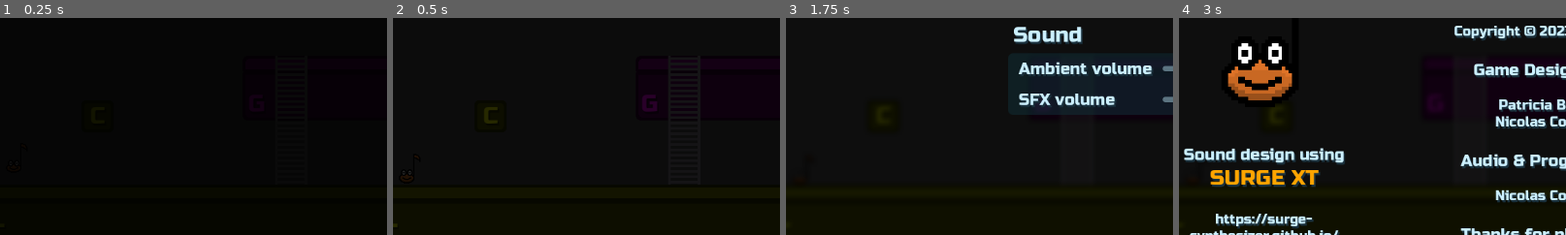
Above: before the commit, frames 1-4 (left to right).
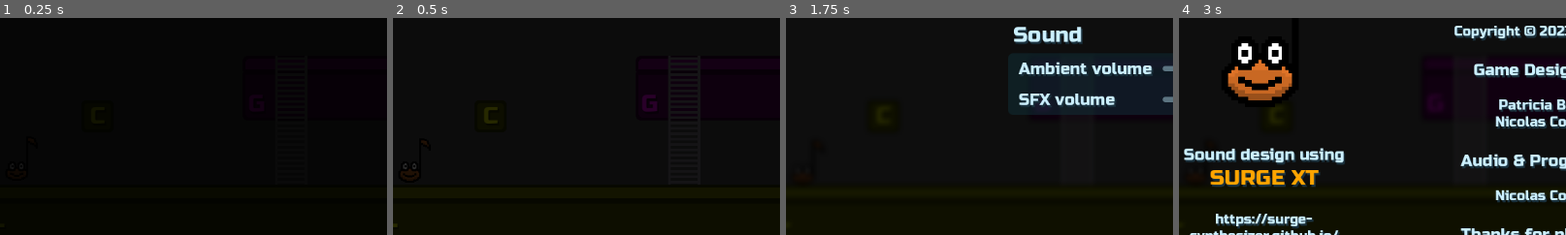
Above: after the commit, the same moments.

Repository: nicom7/game-off-2023
Game: Godot game, scene res://main.tscn
Same seed, same stepped clock (60 frames per second), same inputs: the game is played once before the commit and once after it. The engine's default icon, where the game draws it, is replaced by a stand-in: a white triangle on a blue panel in a dark square.
Inputs (mouse positions are % of the whole screen's width and height, from its top left):
- Up to frame 1 (0.25 s): no input
- Up to frame 2 (0.5 s): no input
- Up to frame 3 (1.75 s): click (97, 6) at 0.5 s; click "Settings" at 1.25 s
- Up to frame 4 (3 s): click (3, 6) at 2 s; click "Credits" at 2.75 s
The pictures show only the part of the screen within x 2-52%, y 45-95%; the shares and areas given below are measured in that part.

The runs differ from the first frame. In frame 2, 0.1% of the frame differs, in the area x 2-7%, y 66-76%; in frame 3, less than 0.1%; in frame 4, less than 0.1%.

Commit message:
Adjust collision shape and visual size
- Set scale to 1.5 until sprite is updated
- Set capsule only on sprite face

Diff:
--- a/characters/player/player.tscn
+++ b/characters/player/player.tscn
@@ -1,16 +1,15 @@
-[gd_scene load_steps=16 format=3 uid="uid://dqk2pedcucgnw"]
+[gd_scene load_steps=15 format=3 uid="uid://dqk2pedcucgnw"]
 
 [ext_resource type="Script" path="res://characters/player/player.gd" id="1_qb0pk"]
 [ext_resource type="PackedScene" uid="uid://c18g0su4mfuqt" path="res://game_objects/audio/jump_note_player.tscn" id="2_fw7sl"]
-[ext_resource type="Texture2D" uid="uid://d00tklro00aow" path="res://sprites/icon.svg" id="3_2e4b4"]
 [ext_resource type="PackedScene" uid="uid://7y3jaf7ow5yt" path="res://game_objects/tile_detector_area.tscn" id="4_cq6e0"]
 [ext_resource type="Texture2D" uid="uid://ds5vi0uu5up8m" path="res://sprites/music_boy/music_boy_small.png" id="4_wwmom"]
 [ext_resource type="PackedScene" uid="uid://cdln3x7xjsumb" path="res://utils/keyboard_controller.tscn" id="5_7ussj"]
 [ext_resource type="Texture2D" uid="uid://d3ov4gmomfllo" path="res://sprites/music_boy/music_boy_small_mask.png" id="5_fbxp7"]
 
-[sub_resource type="CapsuleShape2D" id="CapsuleShape2D_ao35p"]
-radius = 12.0
-height = 48.0
+[sub_resource type="CapsuleShape2D" id="CapsuleShape2D_tparj"]
+radius = 17.0
+height = 34.0
 
 [sub_resource type="Animation" id="Animation_e1gmx"]
 resource_name = "bounce_center"
@@ -278,34 +277,30 @@
 jump_note_player_scene = ExtResource("2_fw7sl")
 
 [node name="CollisionShape2D" type="CollisionShape2D" parent="."]
-shape = SubResource("CapsuleShape2D_ao35p")
+position = Vector2(0, 19)
+shape = SubResource("CapsuleShape2D_tparj")
 
 [node name="Visual" type="Node2D" parent="."]
-
-[node name="Sprite2D" type="Sprite2D" parent="Visual"]
-visible = false
-scale = Vector2(0.1875, 0.375)
-texture = ExtResource("3_2e4b4")
+scale = Vector2(1.5, 1.5)
 
 [node name="MusicBoy" type="Sprite2D" parent="Visual"]
+position = Vector2(4.5, 0)
 texture = ExtResource("4_wwmom")
 hframes = 4
 vframes = 3
-frame = 5
 region_rect = Rect2(-184, -112, 0, 8)
 
 [node name="MusicBoyMask" type="Sprite2D" parent="Visual"]
 clip_children = 2
+position = Vector2(4.5, 0)
 texture = ExtResource("5_fbxp7")
 hframes = 4
-frame = 1
 
 [node name="MusicBoy" type="Sprite2D" parent="Visual/MusicBoyMask"]
 modulate = Color(1, 0.517647, 0.176471, 1)
 texture = ExtResource("4_wwmom")
 hframes = 4
 vframes = 3
-frame = 5
 region_rect = Rect2(0, 0, 192, 48)
 
 [node name="AnimationPlayer" type="AnimationPlayer" parent="Visual"]
@@ -316,7 +311,7 @@
 }
 
 [node name="TileDetectorArea" parent="." instance=ExtResource("4_cq6e0")]
-position = Vector2(0, 30)
+position = Vector2(0, 40)
 
 [node name="KeyboardController" parent="." instance=ExtResource("5_7ussj")]
 
